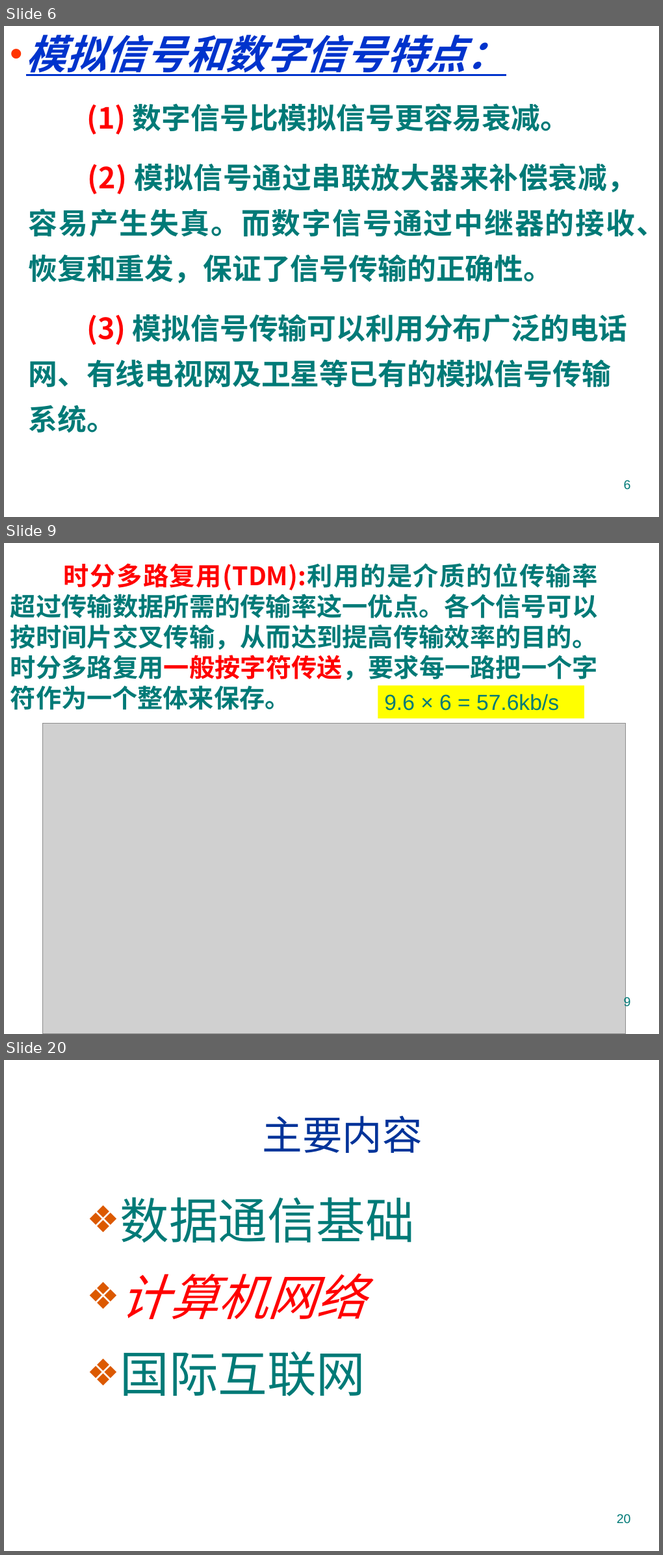
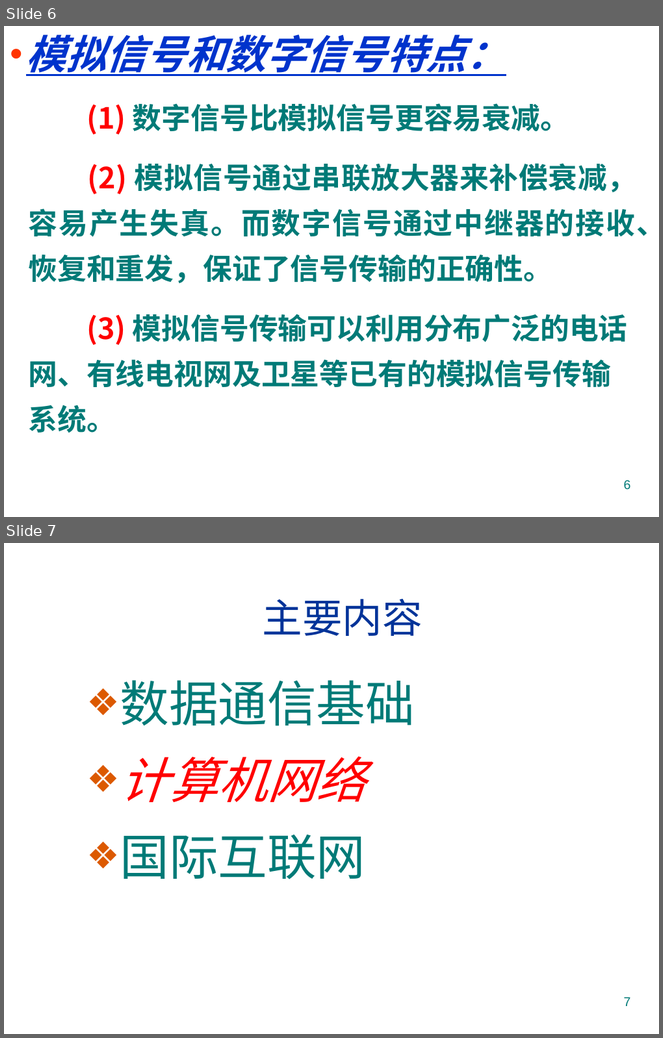
Before and after one commit to jtrfid/C-Repositories, a slide deck: 2016/计算机导论/pptx/5. 计算机网络入门.pptx. Shown one above the other, each under a label of ours: slides 6, 9 and 20 before the commit, slides 6 and 7 after it; the slides between them are not shown. The pictures are 663x1555 and 663x1038 pixels, drawn with LibreOffice and Linux fonts; fonts in the diff are those of the drawing; grey boxes stand for pictures; background and template pictures are left out. Boxes give left, top, right and bottom in pixels: in the first picture for what was removed or moved away, otherwise in the second. Text is boxed around its words. In the diff, an @@ line names an element or a change of style, - is before the commit and + after.

```diff
--- a/2016/计算机导论/pptx/5. 计算机网络入门.pptx
+++ b/2016/计算机导论/pptx/5. 计算机网络入门.pptx
@@ slide 9 removed at (4,543,659,1034), background picture (left out) @@
@@ text removed at (10,563,598,710) @@
-时分多路复用(TDM):利用的是介质的位传输率超过传输数据所需的传输率这一优点。各个信号可以按时间片交叉传输，从而达到提高传输效率的目的。时分多路复用一般按字符传送，要求每一路把一个字符作为一个整体来保存。
@@ rectangle removed at (378,686,584,719) @@
-9.6 × 6 = 57.6kb/s
@@ picture removed at (42,723,626,1034) @@
@@ page number removed at (624,996,631,1009) @@
-9
@@ what was slide 20 is now slide 7 @@
@@ page number at (624,997,631,1006): text changed @@
-20
+7
```
Also in this commit, not shown: 4 slides changed, 14 other slides removed.
